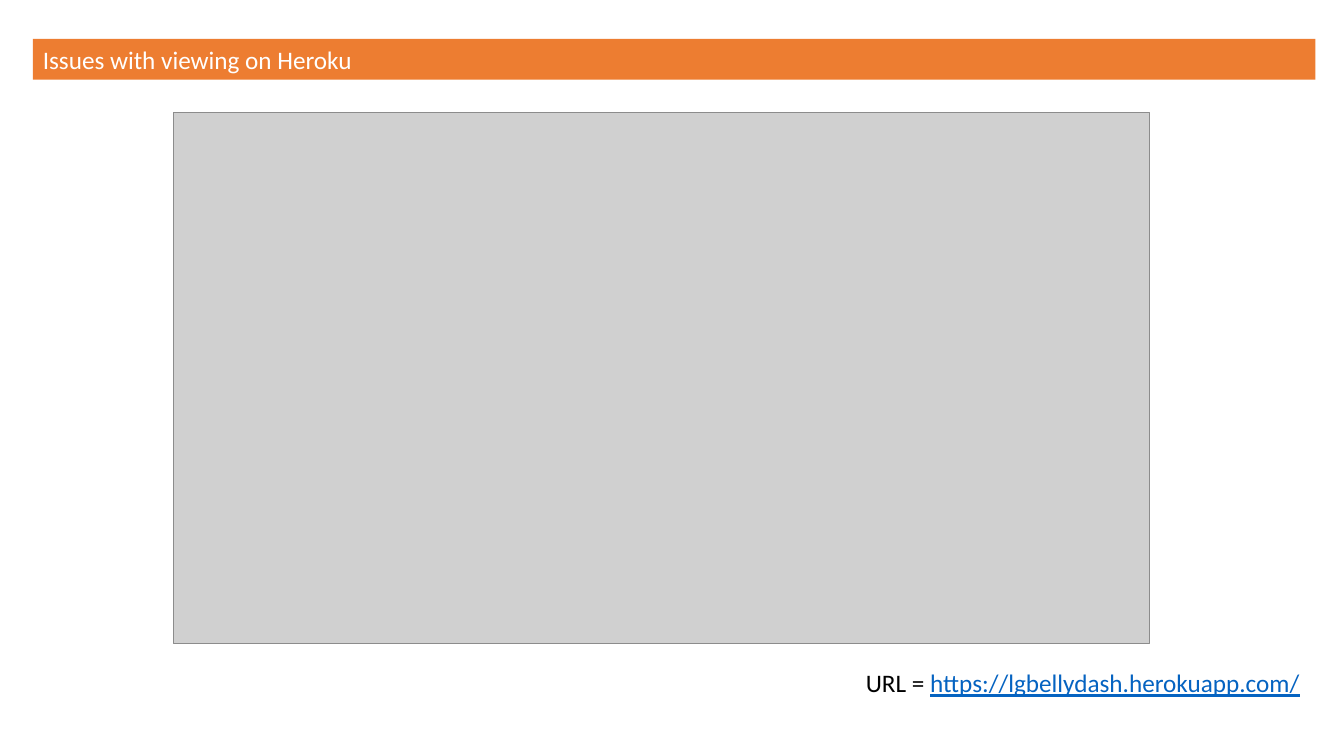
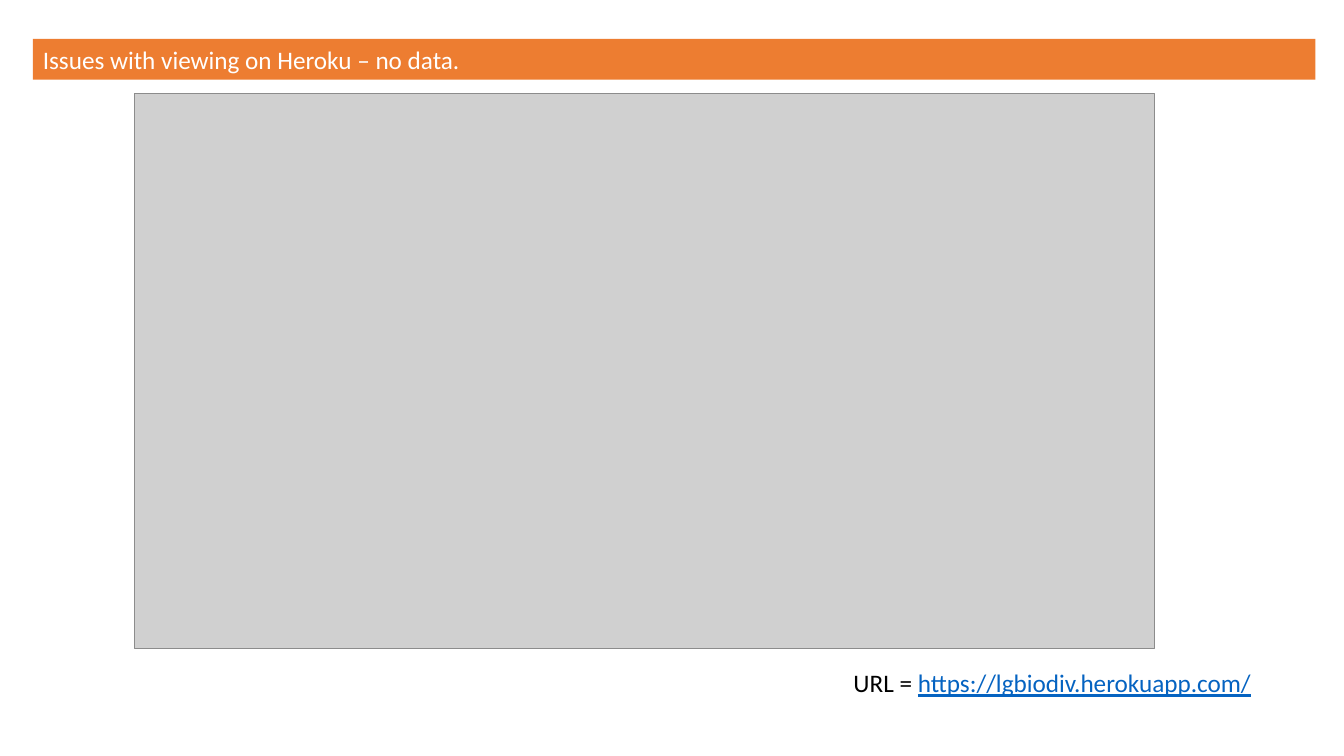
Before and after one commit to loriepeach1/15_interactiveDash, a slide deck: slide 8 of belly_button/Other/screenCaptures.pptx (slide 4 before the commit). Drawn at 1344x756 pixels with LibreOffice and Linux fonts; fonts in the diff are those of the drawing; grey boxes stand for pictures. Boxes give left, top, right and bottom in pixels: in the first picture for what was removed or moved away, otherwise in the second. Text is boxed around its words. In the diff, an @@ line names an element or a change of style, - is before the commit and + after.

```diff
--- a/belly_button/Other/screenCaptures.pptx
+++ b/belly_button/Other/screenCaptures.pptx
@@ text in rectangle at box(43, 51, 460, 74): text changed @@
-Issues with viewing on Heroku
+Issues with viewing on Heroku – no data.
@@ picture: place and size @@
-picture at box(173, 113, 1150, 644)
+picture at box(135, 94, 1155, 648)
@@ text at box(853, 674, 1251, 697): text changed @@
-URL = https://lgbellydash.herokuapp.com/
+URL = https://lgbiodiv.herokuapp.com/
```
Also in this commit, not shown: 4 other slides changed, 8 slides added, 2 other files.
